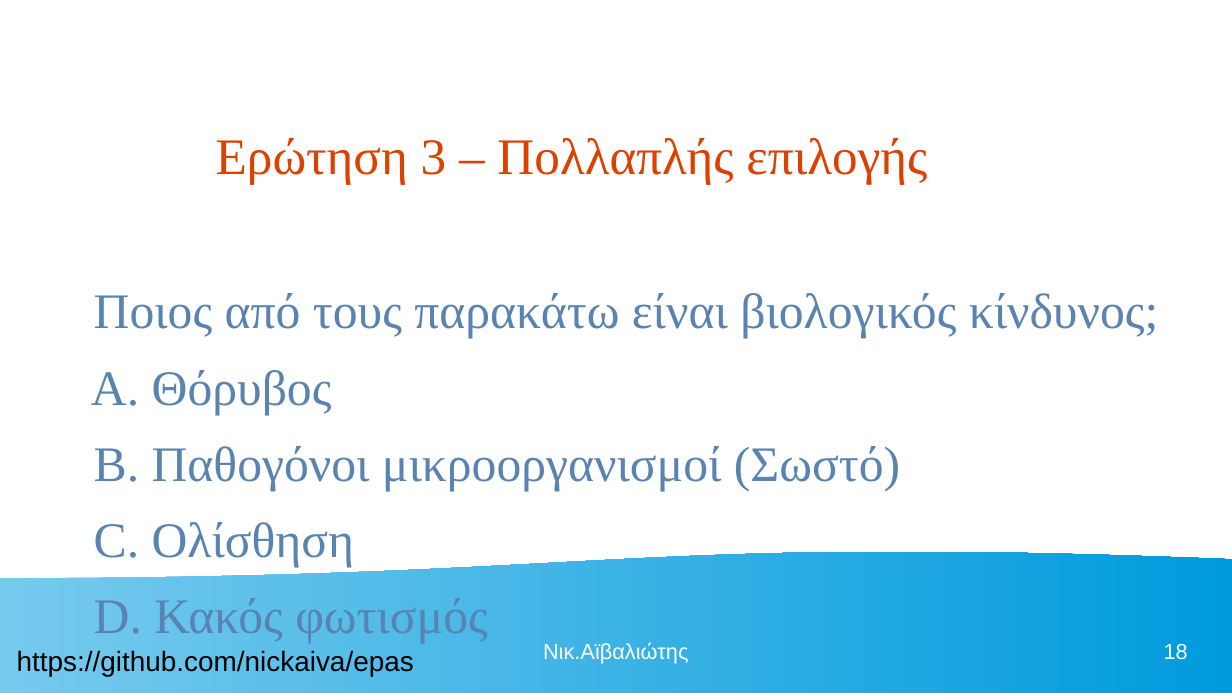
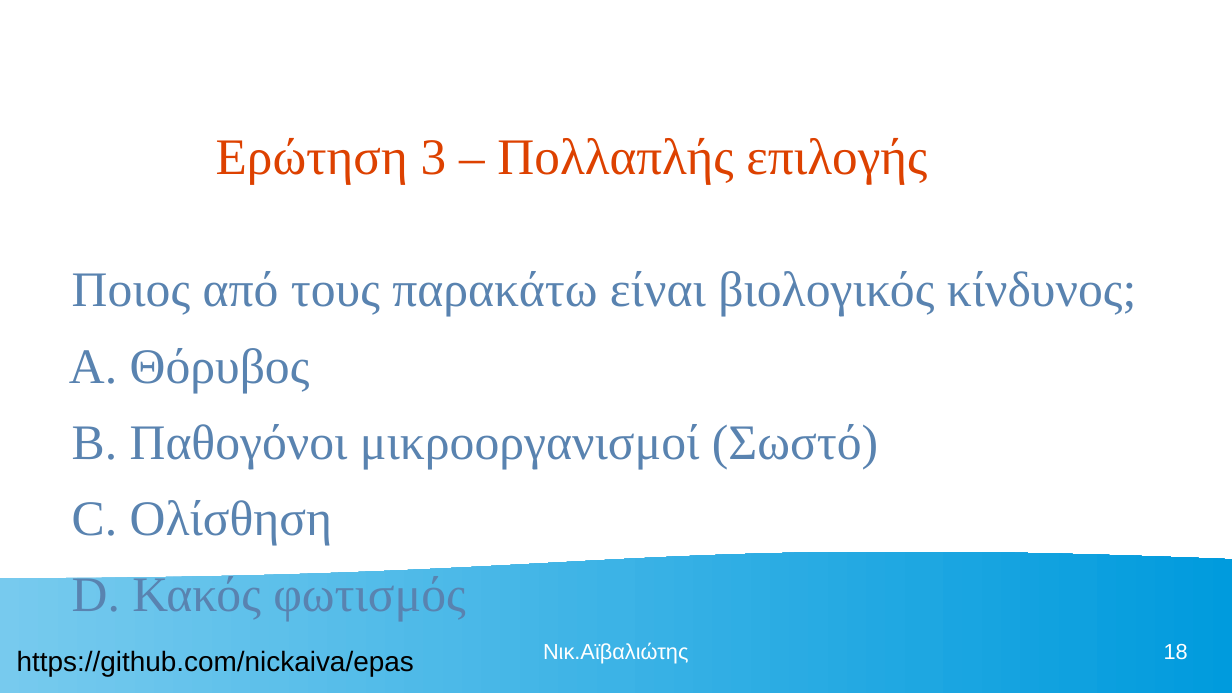
Before and after one commit to nickaiva/epas, a slide deck: slide 18 of ΠΕΡΙΒΑΛΛΟΝ ΕΡΓΑΣΙΑΣ.odp. Drawn at 1232x693 pixels with LibreOffice and Linux fonts; fonts in the diff are those of the drawing. Boxes give left, top, right and bottom in pixels: in the first picture for what was removed or moved away, otherwise in the second. Text is boxed around its words. In the diff, an @@ line names an element or a change of style, - is before the commit and + after.

```diff
--- a/ΠΕΡΙΒΑΛΛΟΝ ΕΡΓΑΣΙΑΣ.odp
+++ b/ΠΕΡΙΒΑΛΛΟΝ ΕΡΓΑΣΙΑΣ.odp
@@ text "Ποιος από τους παρακάτω είναι ...": place and size @@
-text "Ποιος από τους παρακάτω είναι ..." at box(91, 293, 1158, 643)
+text "Ποιος από τους παρακάτω είναι ..." at box(69, 271, 1136, 621)
```
Also in this commit, not shown: 24 other slides changed, 1 slide added, 1 other file.
